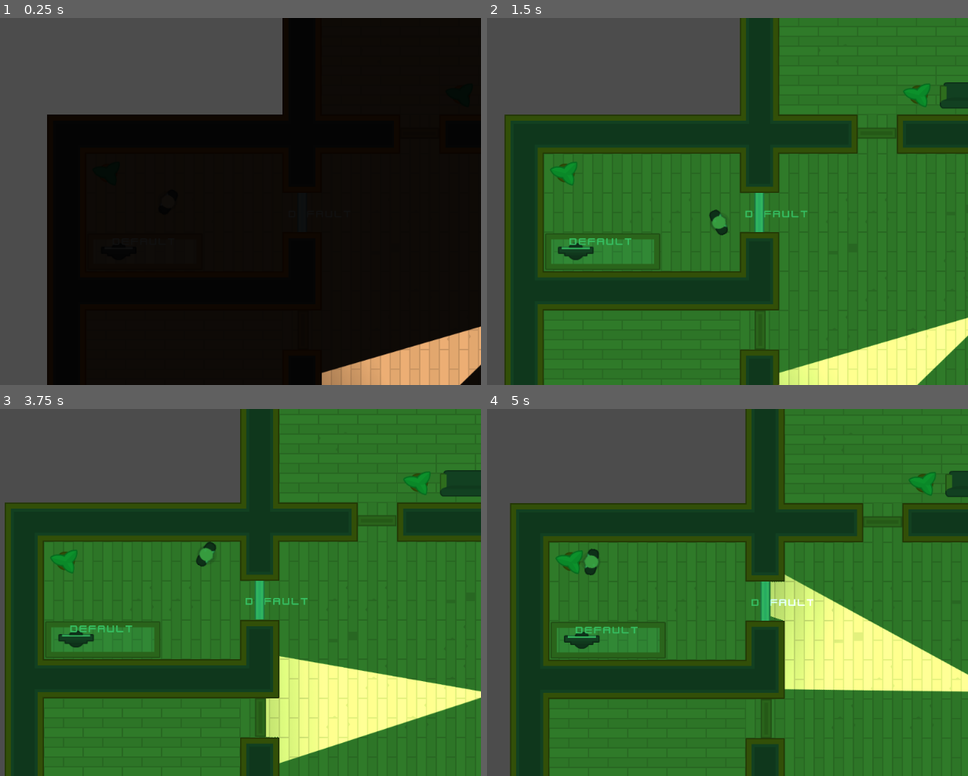
Above: before the commit, frames 1-4 (two rows, left to right).
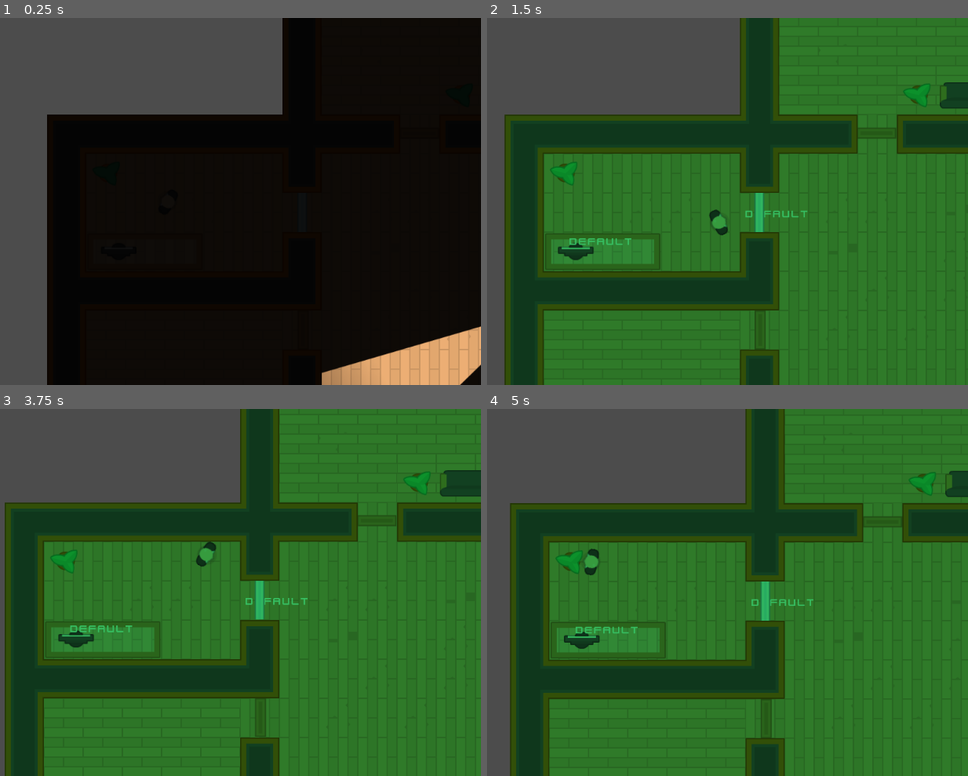
Above: after the commit, the same moments.

Repository: andrearomagnoli/godot-heist-meisters
Game: Godot game, scene res://Levels/Level1.tscn
The game is run twice, just before and just after one commit, with the same random seed, the same clock (stepped at 60 frames per second) and the same inputs.
Inputs (mouse positions are in pixels of both pictures, inside the frame that each line leads up to):
- Up to frame 1 (0.25 s): no input
- Up to frame 2 (1.5 s): tap Enter at 0.5 s; move the mouse to (790, 329) at 0.52 s; hold D (move_right) 0.53-1.28 s; tap F (toggle_vision_mode) at 0.6, 1.35 s; click (790, 329) at 0.67 s; move the mouse to (895, 131) at 1.27 s; hold S (move_down) from 1.28 s (still down); click (895, 131) at 1.42 s
- Up to frame 3 (3.75 s): move the mouse to (269, 585) at 2.02 s; release S (move_down) at 2.03 s; hold D (move_right) 2.03-2.78 s; tap F (toggle_vision_mode) at 2.1, 2.85, 3.6 s; click (269, 585) at 2.17 s; move the mouse to (76, 607) at 2.77 s; hold W (move_up) 2.78-3.53 s; click (76, 607) at 2.92 s; move the mouse to (355, 647) at 3.52 s; hold A (move_left) from 3.53 s (still down)
- Up to frame 4 (5 s): keep holding A (move_left); move the mouse to (outside the picture) at 4.27 s; tap F (toggle_vision_mode) at 4.35 s

The runs differ from the first frame. In frame 2, 3.6% of the frame differs, in the area x 60-100%, y 81-100%; in frame 3, 6.9%; in frame 4, 7.2%, in the area x 58-100%, y 45-78%.

Commit message:
Improve nightvision and combination groups

Diff:
--- a/Computer/Computer.tscn
+++ b/Computer/Computer.tscn
@@ -37,7 +37,10 @@
 enabled = false
 texture = ExtResource( 4 )
 
-[node name="Label" type="Label" parent="."]
+[node name="Label" type="Label" parent="." groups=[
+"Labels",
+]]
+visible = false
 margin_left = 27.098
 margin_top = -10.345
 margin_right = 102.098
--- a/Doors/LockedDoor.gd
+++ b/Doors/LockedDoor.gd
@@ -1,6 +1,7 @@
 extends "res://Doors/Door.gd"
 
 export var combination_length = 4
+export var lock_group = 'Default'
 
 onready var numpad = $CanvasLayer/Numpad
 onready var timer = $Timer
@@ -9,6 +10,7 @@
 
 func _ready():
 	label.rect_rotation = -self.rotation_degrees
+	label.text = lock_group
 
 
 func _on_Door_body_exited(body):
@@ -34,5 +36,5 @@
 
 
 func _on_Computer_combination(combination, lock_group):
-	numpad.combination = combination
-	label.text = lock_group
+	if self.lock_group == lock_group:
+		numpad.combination = combination
--- a/Doors/LockedDoor.tscn
+++ b/Doors/LockedDoor.tscn
@@ -18,13 +18,15 @@
 margin_right = 300.0
 margin_bottom = 400.0
 
-[node name="Label" type="Label" parent="." index="5"]
+[node name="Label" type="Label" parent="." index="5" groups=[
+"Labels",
+]]
+visible = false
 margin_left = -8.41843
 margin_top = 22.4492
 margin_right = 66.5816
 margin_bottom = 43.4492
 theme = ExtResource( 5 )
-text = "GROUP"
 __meta__ = {
 "_edit_use_anchors_": false
 }
--- a/Interface/VisionMode.gd
+++ b/Interface/VisionMode.gd
@@ -25,6 +25,8 @@
 func DARK_mode():
 	color = DARK
 	audio.stream = load("res://SFX/nightvision_off.wav")
+	get_tree().call_group('Lights', 'show')
+	get_tree().call_group('Labels', 'hide')
 	audio.play()
 	timer.start()
 	is_button_active = false
@@ -34,6 +36,8 @@
 func NIGHTVISION_mode():
 	color = NIGHTVISION
 	audio.stream = load("res://SFX/nightvision.wav")
+	get_tree().call_group('Lights', 'hide')
+	get_tree().call_group('Labels', 'show')
 	audio.play()
 	timer.start()
 	is_button_active = false
--- a/Lightmaps/Torch.tscn
+++ b/Lightmaps/Torch.tscn
@@ -2,7 +2,9 @@
 
 [ext_resource path="res://Lightmaps/torchmap.png" type="Texture" id=1]
 
-[node name="Torch" type="Light2D"]
+[node name="Torch" type="Light2D" groups=[
+"Lights",
+]]
 scale = Vector2( 2, 2 )
 texture = ExtResource( 1 )
 shadow_enabled = true
